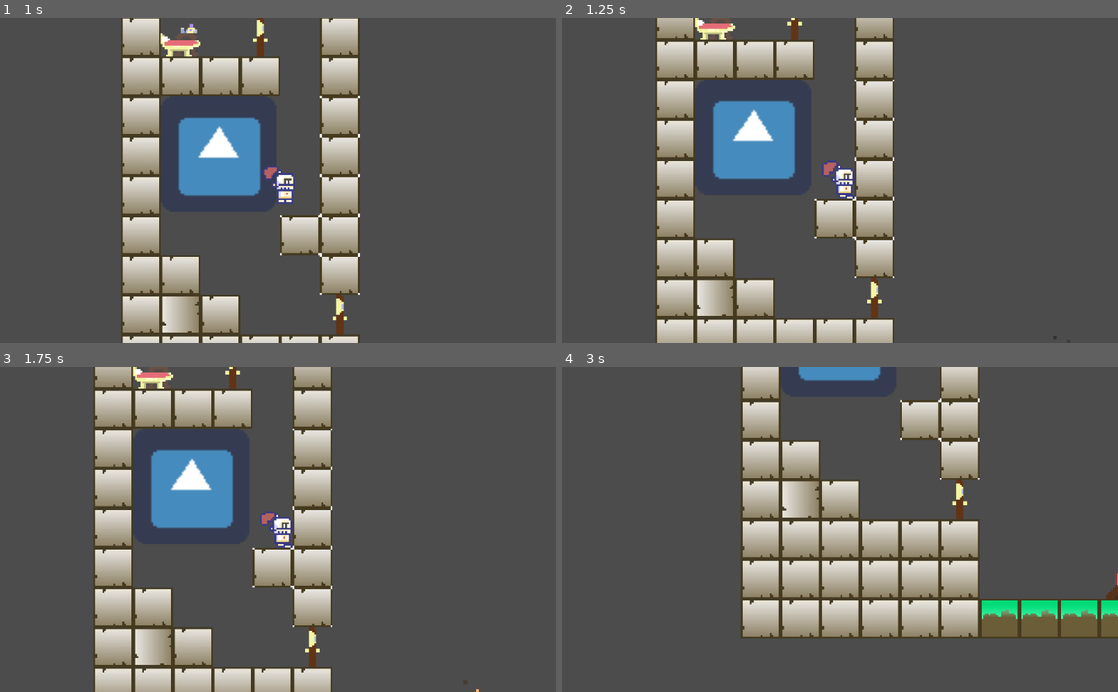
Above: before the commit, frames 1-4 (two rows, left to right).
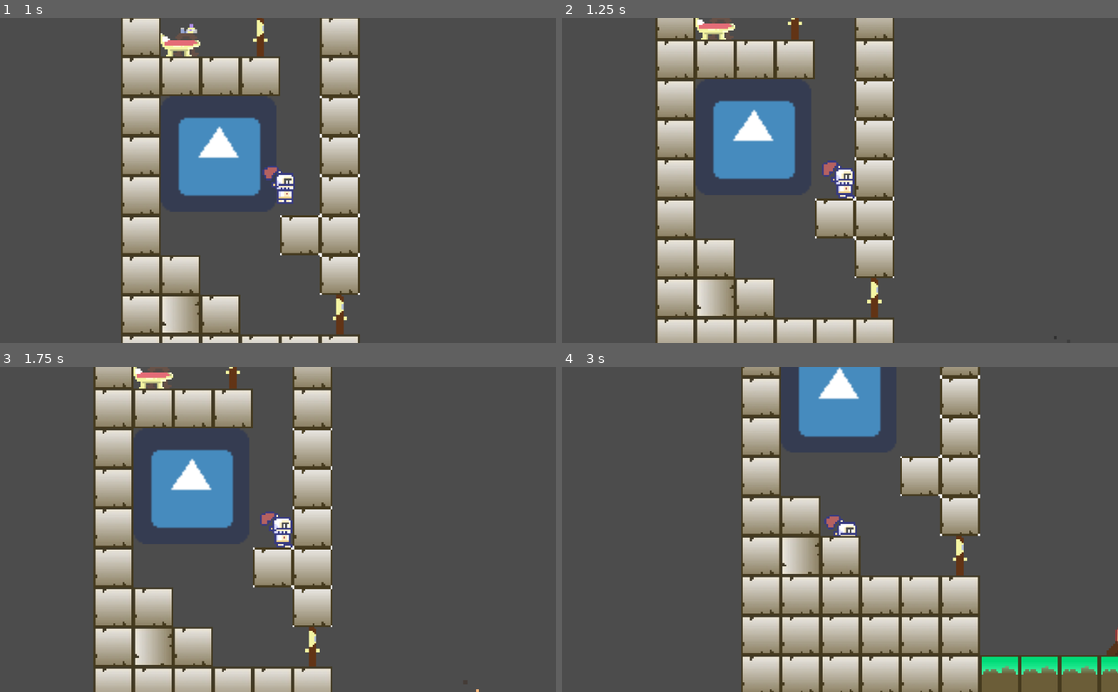
Above: after the commit, the same moments.

Repository: ltjastad/liamproject1
Game: Godot game, scene res://scenes/maingame/game.tscn
Two runs of this game, one before a commit and one after it. Both use one fixed random seed, a clock stepped at 60 frames per second and the inputs below. The engine's default icon, where the game draws it, is replaced by a stand-in: a white triangle on a blue panel in a dark square.
Inputs:
- Up to frame 1 (1 s): hold Right (ui_right) from 0.53 s (still down); hold Up (ui_up) from 0.53 s (still down)
- Up to frame 2 (1.25 s): keep holding Right (ui_right); keep holding Up (ui_up)
- Up to frame 3 (1.75 s): keep holding Right (ui_right); release Up (ui_up) at 1.28 s; tap Up (ui_up) at 1.35, 1.52 s
- Up to frame 4 (3 s): tap Up (ui_up) at 1.82, 2.85 s; release Right (ui_right) at 2.03 s; hold Left (ui_left) 2.03-2.78 s; hold Up (ui_up) 2.03-2.78 s; hold Right (ui_right) from 2.78 s (still down)

Frame 1 is identical in both runs. In frame 2, 0.9% of the frame differs, in the area x 17-89%, y 0-100%; in frame 3, 0.9%; in frame 4, 41%, in the area x 32-100%, y 0-100%.

Commit message:
player up and down on ladders

Diff:
--- /dev/null
+++ b/objects/Ladder/Ladder.gd
@@ -0,0 +1,19 @@
+tool
+extends Node2D
+
+export(bool) var flip_horizontally = false
+export(bool) var flip_vertically = false
+
+func _ready():
+	$Ladder.flip_h = flip_horizontally
+	$Ladder.flip_v = flip_vertically
+
+
+
+func _process(delta):
+
+	if Engine.editor_hint:
+		$Ladder.flip_h = flip_horizontally
+		$Ladder.flip_v = flip_vertically
+
+func is_climbable(): return true
--- a/objects/Ladder/Ladder.tscn
+++ b/objects/Ladder/Ladder.tscn
@@ -1,11 +1,13 @@
-[gd_scene load_steps=3 format=2]
+[gd_scene load_steps=4 format=2]
 
 [ext_resource path="res://objects/Ladder/Ladder.png" type="Texture" id=1]
+[ext_resource path="res://objects/Ladder/Ladder.gd" type="Script" id=2]
 
 [sub_resource type="RectangleShape2D" id=1]
 extents = Vector2( 5, 11 )
 
 [node name="Ladder" type="Node2D"]
+script = ExtResource( 2 )
 
 [node name="Ladder" type="Sprite" parent="."]
 texture = ExtResource( 1 )
--- a/objects/player/player.gd
+++ b/objects/player/player.gd
@@ -9,19 +9,32 @@
 
 onready var _collision_shape_offset = $CollisionShape2D.position
 
-
 var _vel = Vector2(0,0)
 
 func _ready():
-	pass
+
+	# create an area for player detection
+	var areashape = $CollisionShape2D.duplicate()
+	areashape.name = "areashape"
+	$Area2D.add_child(areashape)
+	add_collision_exception_with($Area2D)
+
 
 func _physics_process(delta):
+
+
 
 	_handle_input(delta)
 
 func _handle_input(delta):
 
 	var move_dir = Vector2(0,0)
+	var climbing = false
+
+	# if player is on the floor, zero out the y velocity
+	if is_on_floor(): _vel.y = 0
+	# if player hits the ceiling, zero out the y velocity
+	if is_on_ceiling(): _vel.y = 0
 
 	# if player is commanding left/right movement
 	if Input.is_action_pressed("ui_left"): move_dir.x -= 1
@@ -33,9 +46,23 @@
 	if move_dir.x < 0 and $sprite.flip_h:
 		$sprite.flip_h = false
 		$CollisionShape2D.position = _collision_shape_offset
+		$Area2D.get_node("areashape").position = $CollisionShape2D.position
 	elif move_dir.x > 0 and !$sprite.flip_h:
 		$sprite.flip_h = true
 		$CollisionShape2D.position = Vector2(-_collision_shape_offset.x, _collision_shape_offset.y)
+		$Area2D.get_node("areashape").position = $CollisionShape2D.position
+
+	# if on a climbable area, enable climbing
+	var bodies = $Area2D.get_overlapping_areas()
+	for b in bodies:
+		if b.get_parent().has_method("is_climbable"):
+			climbing = true
+			print("climbing")
+			break
+
+	if climbing:
+		if Input.is_action_pressed("ui_up"): move_dir.y -= 1
+		if Input.is_action_pressed("ui_down"): move_dir.y += 1
 
 	# add to velocity
 	_vel.x += move_dir.x * movement_speed
@@ -45,7 +72,9 @@
 			_vel.y -= jump_force
 
 	# apply gravity
-	_vel.y += gravity
+	if !climbing: _vel.y += gravity
+	else:
+		_vel.y = movement_speed * move_dir.y
 
 	_vel.x = clamp(_vel.x, -max_x_velocity, max_x_velocity)
 	_vel.y = clamp(_vel.y, -max_fall_speed, max_fall_speed)
--- a/objects/player/player.tscn
+++ b/objects/player/player.tscn
@@ -14,3 +14,5 @@
 [node name="CollisionShape2D" type="CollisionShape2D" parent="."]
 position = Vector2( -2.5, 2 )
 shape = SubResource( 1 )
+
+[node name="Area2D" type="Area2D" parent="."]
